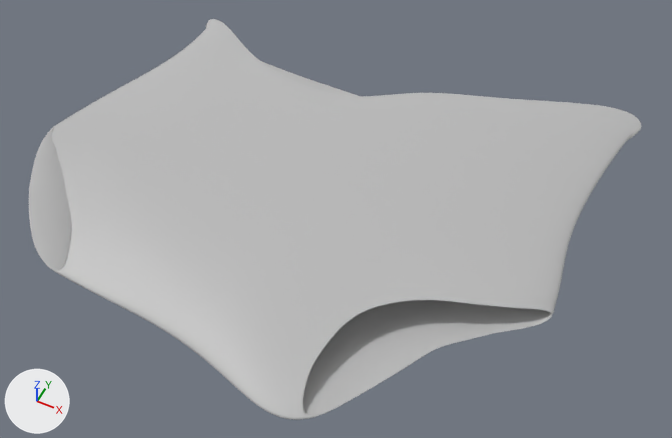
An edit to the FBX model Assets/Models/gardener_underwear.fbx, drawn before and after from the same camera.
The view is the same before and after, from a camera (50 mm lens) standing at (0.161, -0.321, 0.391) and looking at (0.0, 0.002, -0.012). Lighting does not change. The marker at lower left points along +X, +Y and +Z. Where no turn or scale is listed for an object, it has been applied to the vertices.

Names of what the first picture shows: 'gardener_underwear'.
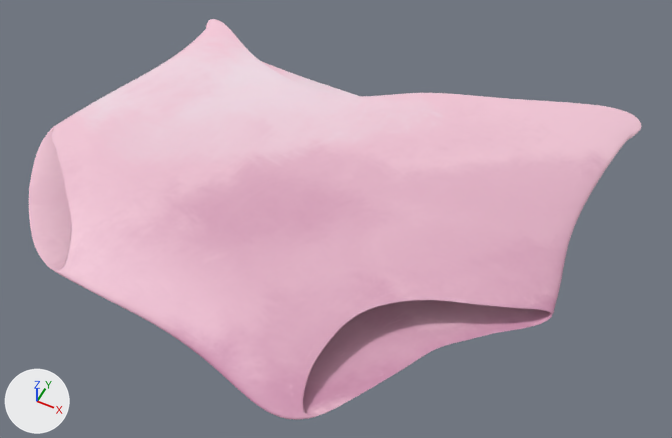
Commit message: gardener paNTIES

Location of each change, [x1, y1, x2, y2] in pixels of the pictures (672 x 438 px):
'gardener_underwear', recoloured (grey to pink): [29, 19, 642, 420] in both

The change, as a list of edits to the scene's bpy script:
```text
Add img_gardenerunderwear_mat_base_color_png:
    img_gardenerunderwear_mat_base_color_png = load_image('gardenerUnderwear_Mat_Base_Color.png', '_unpacked/gardenerUnderwear_Mat_Base_Color.png', 2048, 2048, 'sRGB')
Add mat_gardenerunderwear_mat:
    mat_gardenerunderwear_mat = principled_material('gardenerUnderwear_Mat')
    mat_gardenerunderwear_mat.texture = img_gardenerunderwear_mat_base_color_png
Change me_mesh:
    where me_mesh.from_pydata(...)  # 11646 vertices, 11648 faces; spans x -0.16..0.164, y -0.112..0.167, z -0.015..0.015
    remove me_mesh.materials.append(mat_default_material)  # grey #bcbcbc
    add me_mesh.materials.append(mat_gardenerunderwear_mat)  # picture img_gardenerunderwear_mat_base_color_png
```
